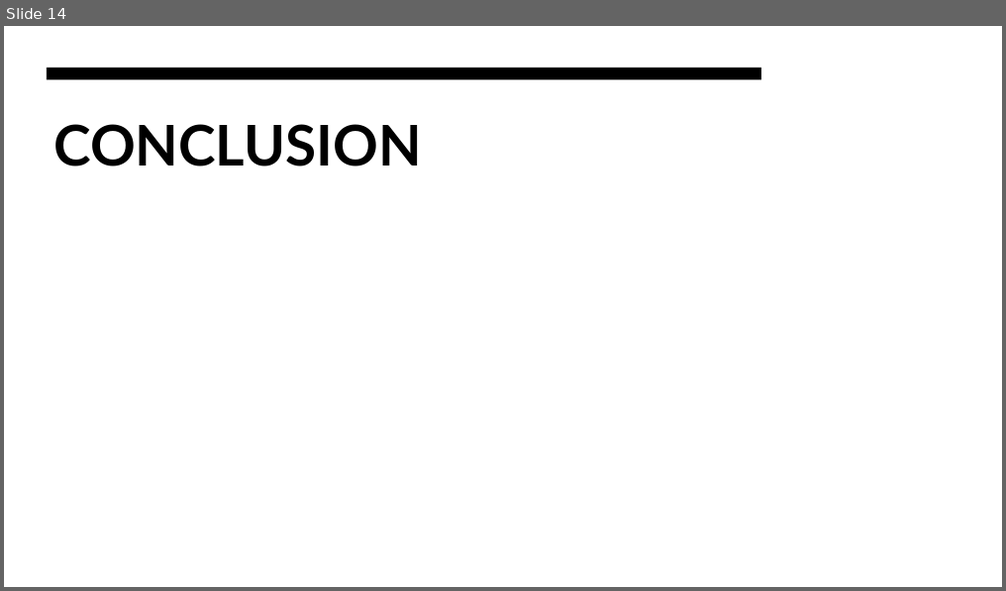
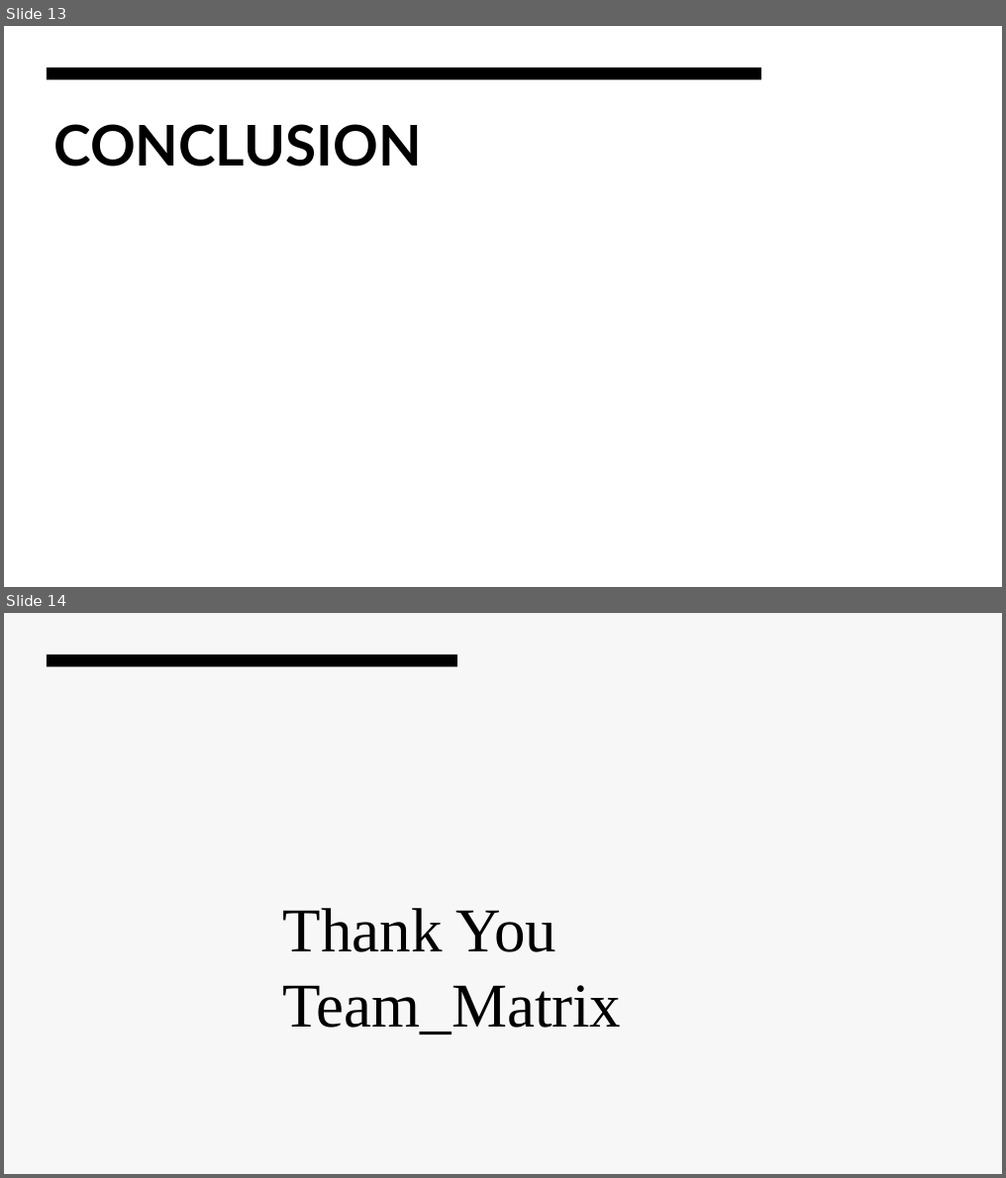
Before and after one commit to faizmohammedkhan7/neocortexapi, a slide deck: source/MySEProject/Documentation/ML-22-23-15 Approve Prediction of Multisequence Learning .pptx. Shown one above the other, each under a label of ours: slide 14 before the commit, slides 13 and 14 after it. The pictures are 1006x591 and 1006x1178 pixels, drawn with LibreOffice and Linux fonts; fonts in the diff are those of the drawing. Boxes give left, top, right and bottom in pixels: in the first picture for what was removed or moved away, otherwise in the second. Text is boxed around its words. In the diff, an @@ line names an element or a change of style, - is before the commit and + after.

```diff
--- a/source/MySEProject/Documentation/ML-22-23-15 Approve Prediction of Multisequence Learning .pptx
+++ b/source/MySEProject/Documentation/ML-22-23-15 Approve Prediction of Multisequence Learning .pptx
@@ slide 14 added at (4,613,1002,1174), background #F7F7F7 @@
@@ rectangle added at (47,655,457,666), fill #000000 @@
@@ text added at (283,908,622,1035), 60 pt, text #000000 @@
+Thank You Team_Matrix
@@ what was slide 14 is now slide 13 @@
```
Also in this commit, not shown: 6 slides changed, 1 slide removed.
